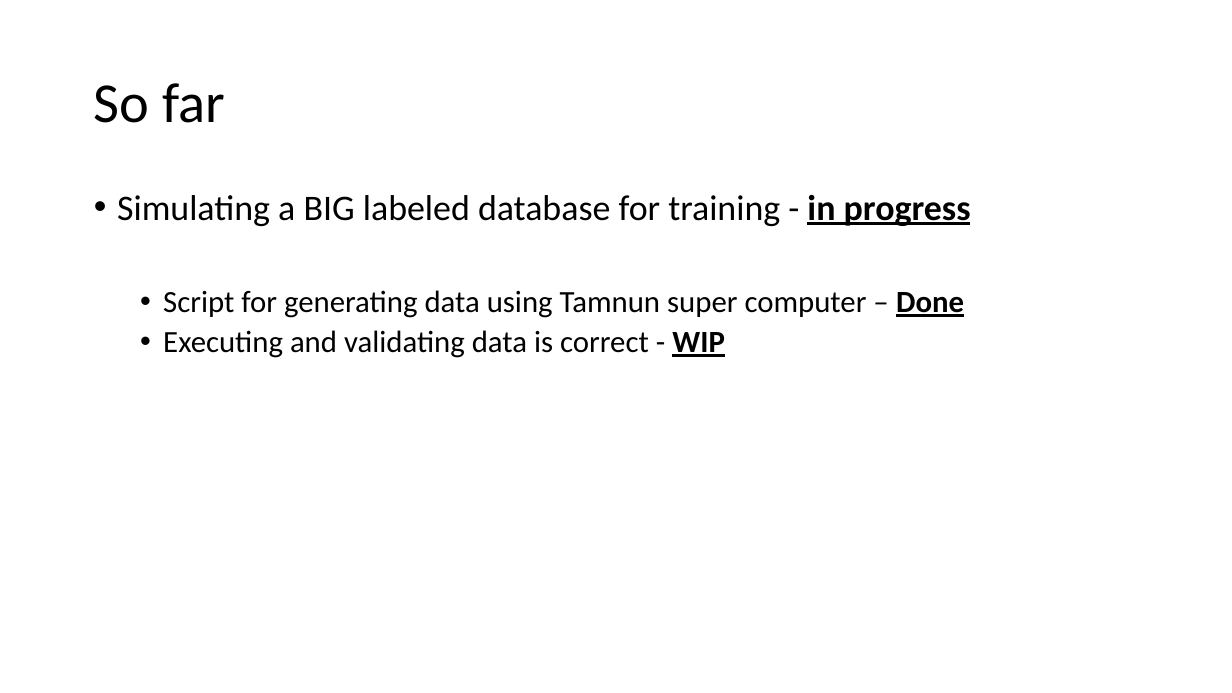
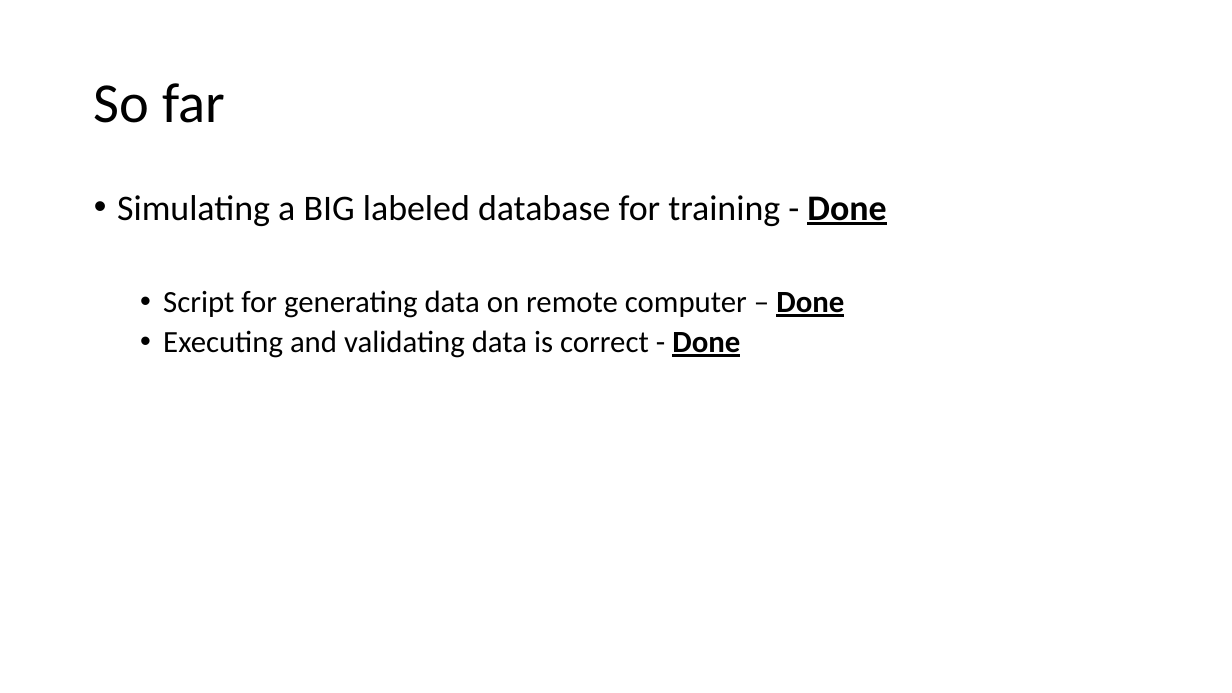
Before and after one commit to OrrAvrech/Alex_Orr_Project, a slide deck: slide 13 of MidPresentation.pptx. Drawn at 1232x693 pixels with LibreOffice and Linux fonts; fonts in the diff are those of the drawing. Boxes give left, top, right and bottom in pixels: in the first picture for what was removed or moved away, otherwise in the second. Text is boxed around its words. In the diff, an @@ line names an element or a change of style, - is before the commit and + after.

```diff
--- a/MidPresentation.pptx
+++ b/MidPresentation.pptx
@@ text at (117, 195, 886, 358): text changed @@
-• Simulating a BIG labeled database for training - in progress
-  • Script for generating data using Tamnun super computer – Done
-  • Executing and validating data is correct - WIP
+• Simulating a BIG labeled database for training - Done
+  • Script for generating data on remote computer – Done
+  • Executing and validating data is correct - Done
```
Also in this commit, not shown: 4 other slides changed, 1 other file.
